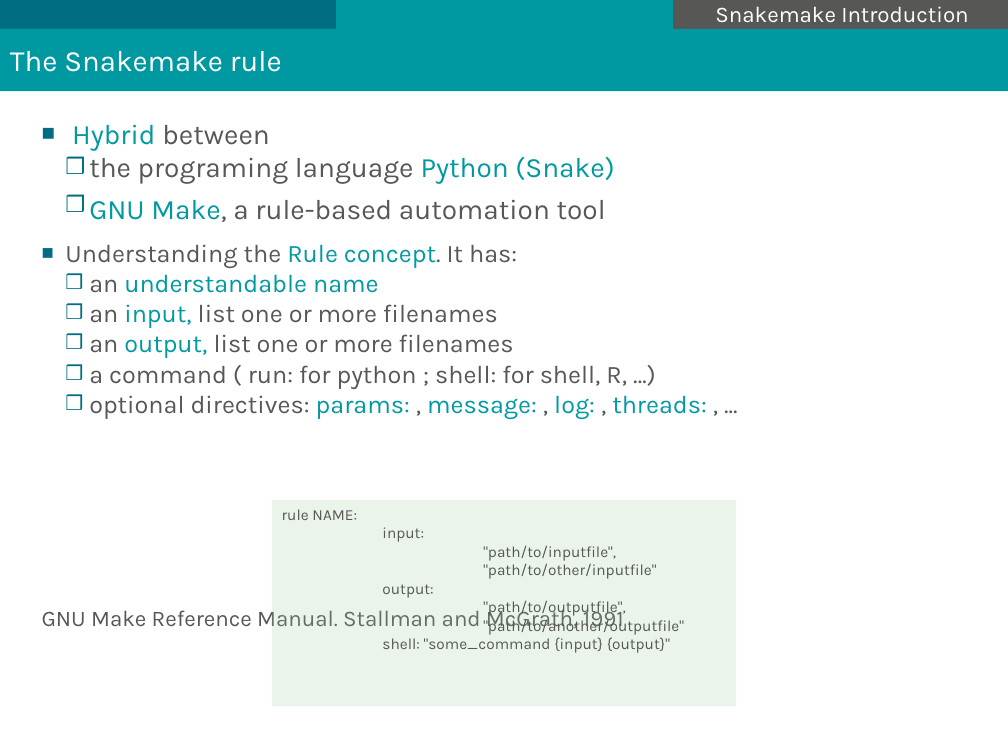
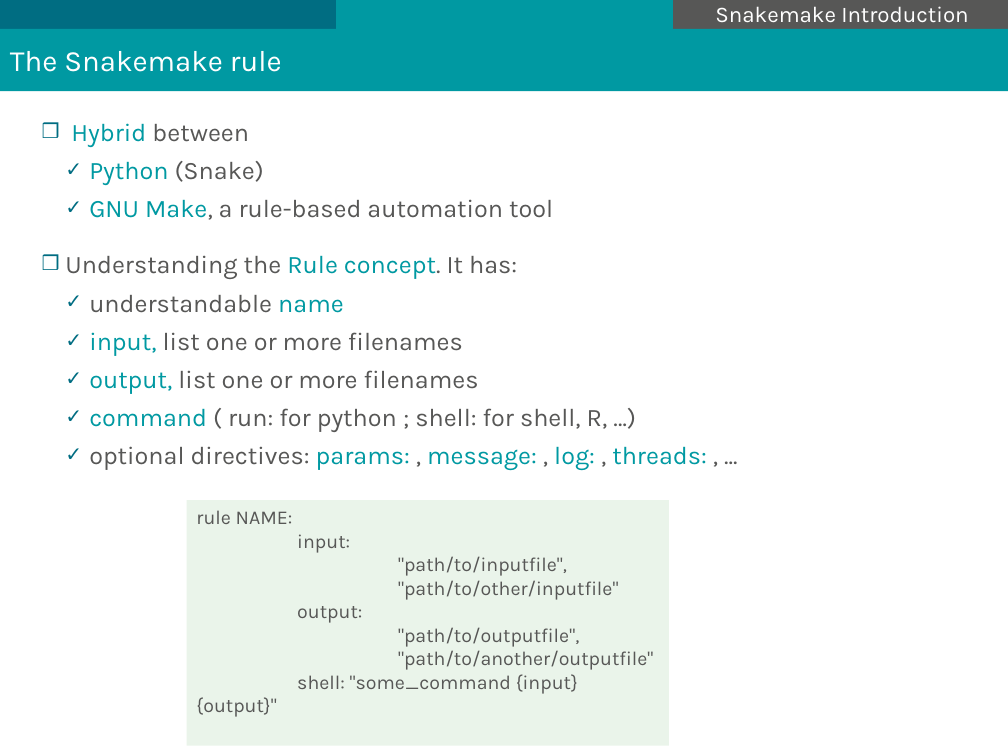
Before and after one commit to mesocentre-clermont-auvergne/formation_fair, a slide deck: slide 10 of fair_environnement/snakemake_cours/introduction_snakemake.odp (slide 9 before the commit). Drawn at 1008x756 pixels with LibreOffice and Linux fonts; fonts in the diff are those of the drawing; background and template pictures are left out. Boxes give left, top, right and bottom in pixels: in the first picture for what was removed or moved away, otherwise in the second. Text is boxed around its words. In the diff, an @@ line names an element or a change of style, - is before the commit and + after.

```diff
--- a/fair_environnement/snakemake_cours/introduction_snakemake.odp
+++ b/fair_environnement/snakemake_cours/introduction_snakemake.odp
@@ text at (x1=65, y1=123, x2=706, y2=471): size 20 to 18 pt in "Hybrid between", "GNU Make, a rule-based automation tool"; bullet ■ to ❒; more space between paragraphs; bullet ❒ to ✓ @@
@@ text at (x1=89, y1=161, x2=264, y2=185): text changed; size 20 to 18 pt @@
-  ❒ the programing language Python (Snake)
+  ✓ Python (Snake)
@@ text at (x1=89, y1=295, x2=608, y2=432): text changed @@
-  ❒ an understandable name
-  ❒ an input, list one or more filenames
-  ❒ an output, list one or more filenames
-  ❒ a command ( run: for python ; shell: for shell, R, …)
+  ✓ understandable name
+  ✓ input, list one or more filenames
+  ✓ output, list one or more filenames
+  ✓ command ( run: for python ; shell: for shell, R, …)
@@ rectangle "rule NAME:" resized from (x1=272, y1=500, x2=737, y2=706) to (x1=186, y1=500, x2=668, y2=746) @@
@@ rectangle "rule NAME:" at (x1=186, y1=500, x2=668, y2=746): size 11 to 14 pt @@
@@ text at (x1=42, y1=605, x2=624, y2=632): paragraph removed @@
-GNU Make Reference Manual. Stallman and McGrath, 1991
```
Also in this commit, not shown: 15 other slides changed, 1 slide added, 1 other file.
